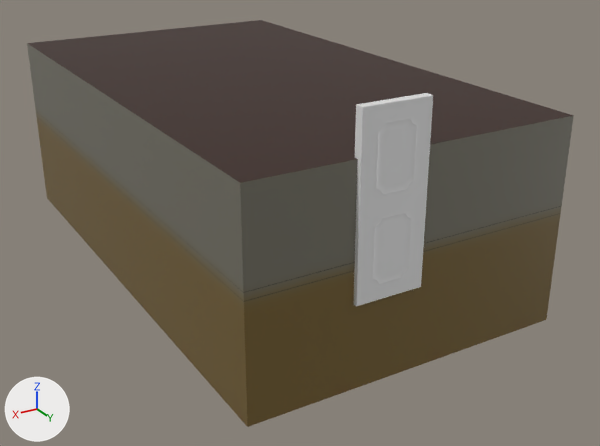
The Blender file concept-art/wohnzimmer.blend: old version first, new version second.
One viewpoint serves both versions: a 50 mm camera at (4.96, 9.41, 4.95) aimed at (-0.29, 0.66, 0.58). Arrows for +X, +Y and +Z are at lower left; the lights stay in place.

Objects in the first picture: 'Cube', 'door1'.
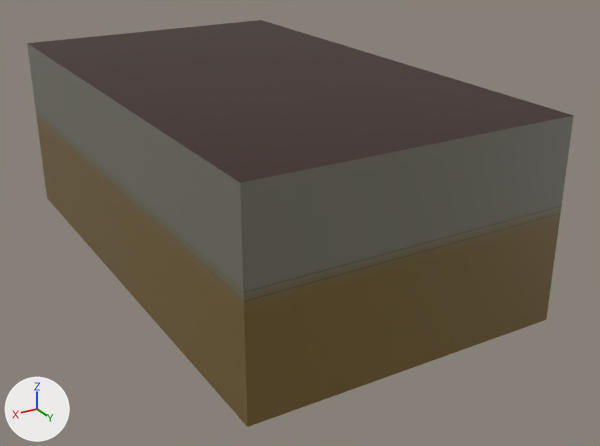
Boxes [x1, y1, x2, y2] around the edits, measured in the pictures (600 x 446 px):
'door1', deleted: before [354, 93, 433, 306]

The change, as a list of edits to the scene's bpy script:
```text
Remove ob_door1:
    ob_door1 = bpy.data.objects.new('door1', me_cube_003)
    ob_door1.location = (0.0, 3.5, 1.0)
    ob_door1.rotation_euler = (0.0, 0.0, 1.571)  # degrees (0, 0, 90)
    _m = ob_door1.modifiers.new('WeightedNormal', 'WEIGHTED_NORMAL')
    _m.keep_sharp = True
    _m = ob_door1.modifiers.new('Mirror', 'MIRROR')
```
